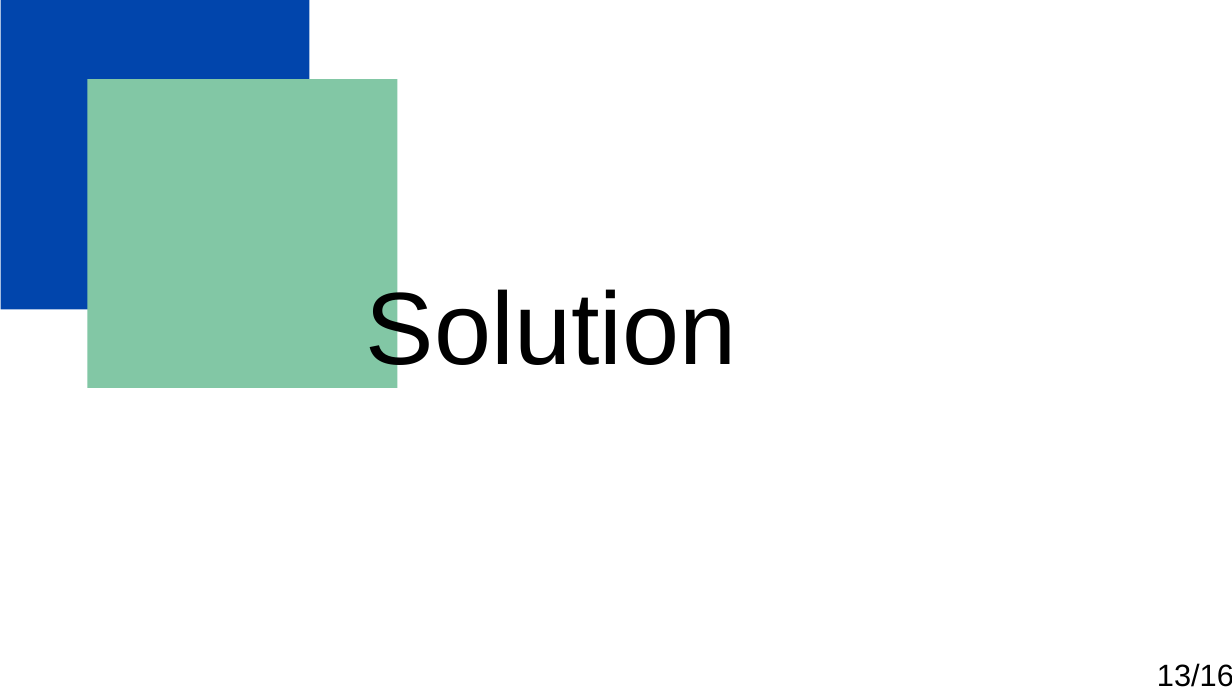
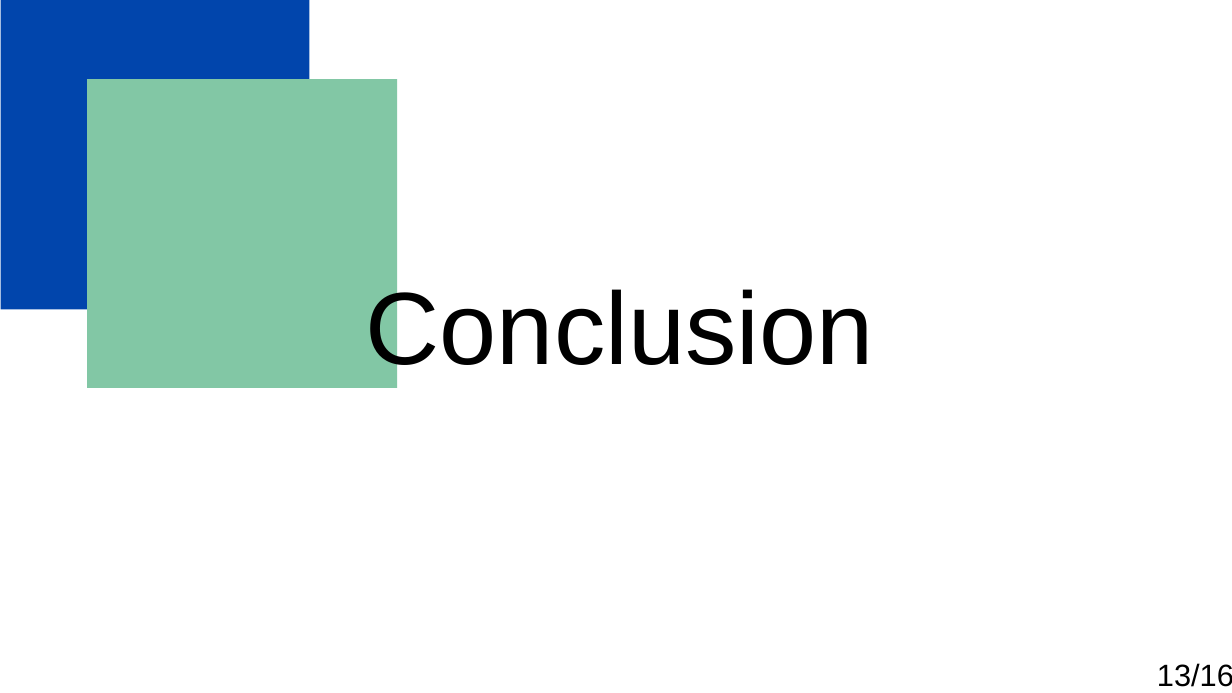
Before and after one commit to Florian-Biggio/Predict-Energy-and-CO2-for-building, a slide deck: slide 14 of Biggio_Florian_1_presentation_122024.odp (slide 13 before the commit). Drawn at 1232x693 pixels with LibreOffice and Linux fonts; fonts in the diff are those of the drawing. Boxes give left, top, right and bottom in pixels: in the first picture for what was removed or moved away, otherwise in the second. Text is boxed around its words. In the diff, an @@ line names an element or a change of style, - is before the commit and + after.

```diff
--- a/Biggio_Florian_1_presentation_122024.odp
+++ b/Biggio_Florian_1_presentation_122024.odp
@@ text at [366,283,874,384]: text changed @@
-Solution
+Conclusion
```
Also in this commit, not shown: 6 other slides changed, 6 slides added, 7 slides removed, 14 other files.
